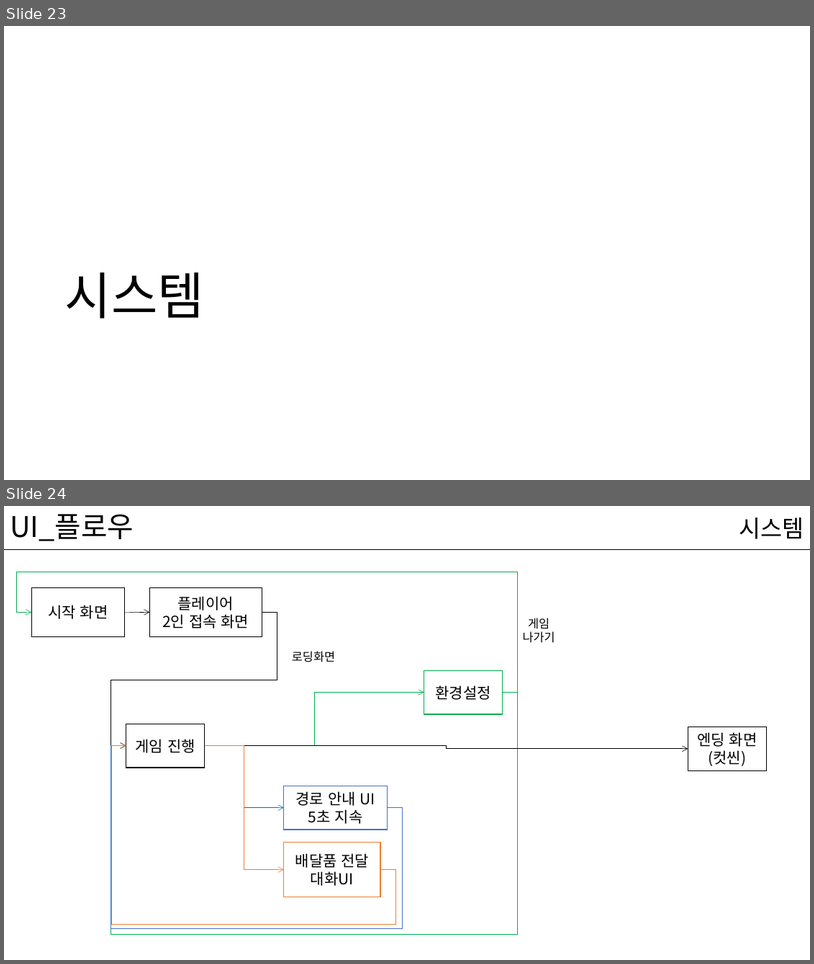
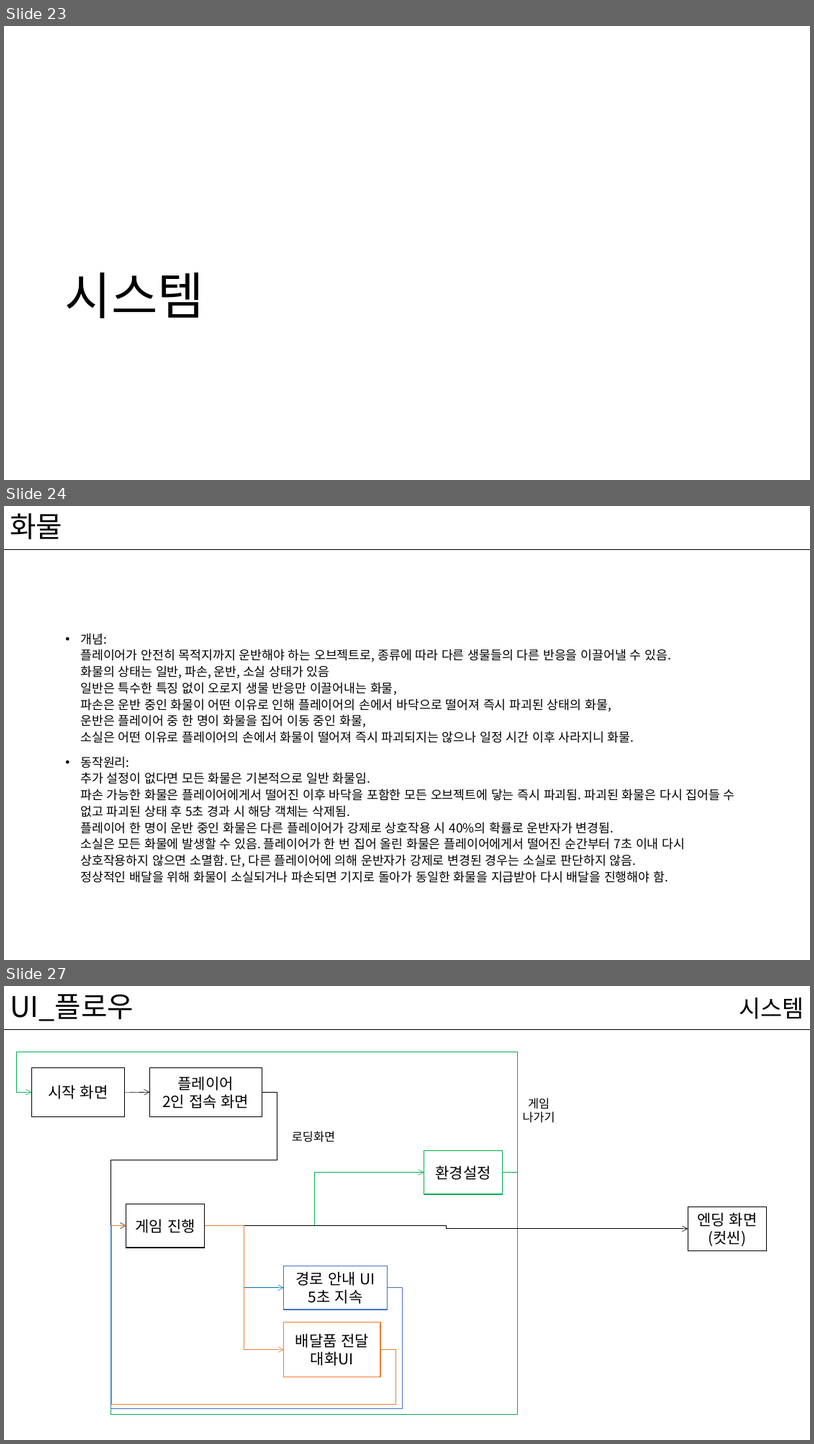
Before and after one commit to kwakyerin/2026_Graduation_Project, a slide deck: documents/HyunahKwon/design/designing/for_teammates/배트와 달트_기획서.pptx. Shown one above the other, each under a label of ours: slides 23 and 24 before the commit, slides 23, 24 and 27 after it; the slides between them are not shown. The pictures are 814x964 and 814x1444 pixels, drawn with LibreOffice and Linux fonts; fonts in the diff are those of the drawing. Boxes give left, top, right and bottom in pixels: in the first picture for what was removed or moved away, otherwise in the second. Text is boxed around its words. In the diff, an @@ line names an element or a change of style, - is before the commit and + after.

Commit message:
전체 기획_화물 시스템 추가 기획
추가 설정, 화물 종류 2종 추가, 데이터테이블 추가

```diff
--- a/documents/HyunahKwon/design/designing/for_teammates/배트와 달트_기획서.pptx
+++ b/documents/HyunahKwon/design/designing/for_teammates/배트와 달트_기획서.pptx
@@ slide 24 added at bbox=[4, 506, 810, 960], background #FFFFFF; not listed: 1 template element that a slide beside it also shows @@
@@ title added at bbox=[10, 513, 62, 539], 34 pt, text #000000 @@
+화물
@@ text added at bbox=[80, 633, 736, 883], 14.8 pt, text #000000 @@
+• 개념:
+  플레이어가 안전히 목적지까지 운반해야 하는 오브젝트로, 종류에 따라 다른 생물들의 다른 반응을 이끌어낼 수 있음.
+  화물의 상태는 일반, 파손, 운반, 소실 상태가 있음
+  일반은 특수한 특징 없이 오로지 생물 반응만 이끌어내는 화물,
+  파손은 운반 중인 화물이 어떤 이유로 인해 플레이어의 손에서 바닥으로 떨어져 즉시 파괴된 상태의 화물,
+  운반은 플레이어 중 한 명이 화물을 집어 이동 중인 화물,
+  소실은 어떤 이유로 플레이어의 손에서 화물이 떨어져 즉시 파괴되지는 않으나 일정 시간 이후 사라지니 화물.
+• 동작원리:
+  추가 설정이 없다면 모든 화물은 기본적으로 일반 화물임.
+  파손 가능한 화물은 플레이어에게서 떨어진 이후 바닥을 포함한 모든 오브젝트에 닿는 즉시 파괴됨. 파괴된 화물은 다시 집어들 수 없고 파괴된 상태 후 5초 경과 시 해당 객체는 삭제됨.
+  플레이어 한 명이 운반 중인 화물은 다른 플레이어가 강제로 상호작용 시 40%의 확률로 운반자가 변경됨.
+  소실은 모든 화물에 발생할 수 있음. 플레이어가 한 번 집어 올린 화물은 플레이어에게서 떨어진 순간부터 7초 이내 다시 상호작용하지 않으면 소멸함. 단, 다른 플레이어에 의해 운반자가 강제로 변경된 경우는 소실로 판단하지 않음.
+  정상적인 배달을 위해 화물이 소실되거나 파손되면 기지로 돌아가 동일한 화물을 지급받아 다시 배달을 진행해야 함.
@@ what was slide 24 is now slide 27 @@
```
Also in this commit, not shown: 29 slides changed, 2 other slides added, 4 other files.
